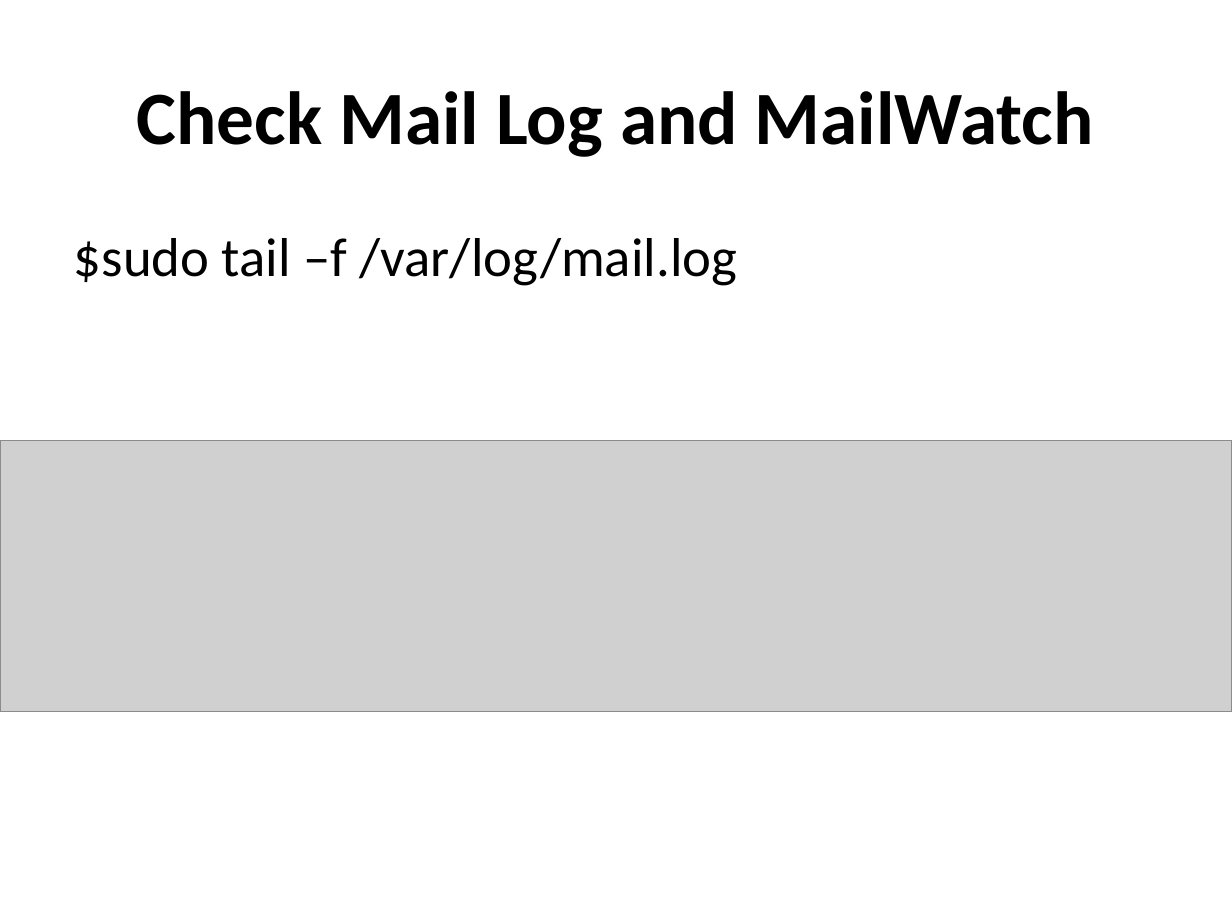
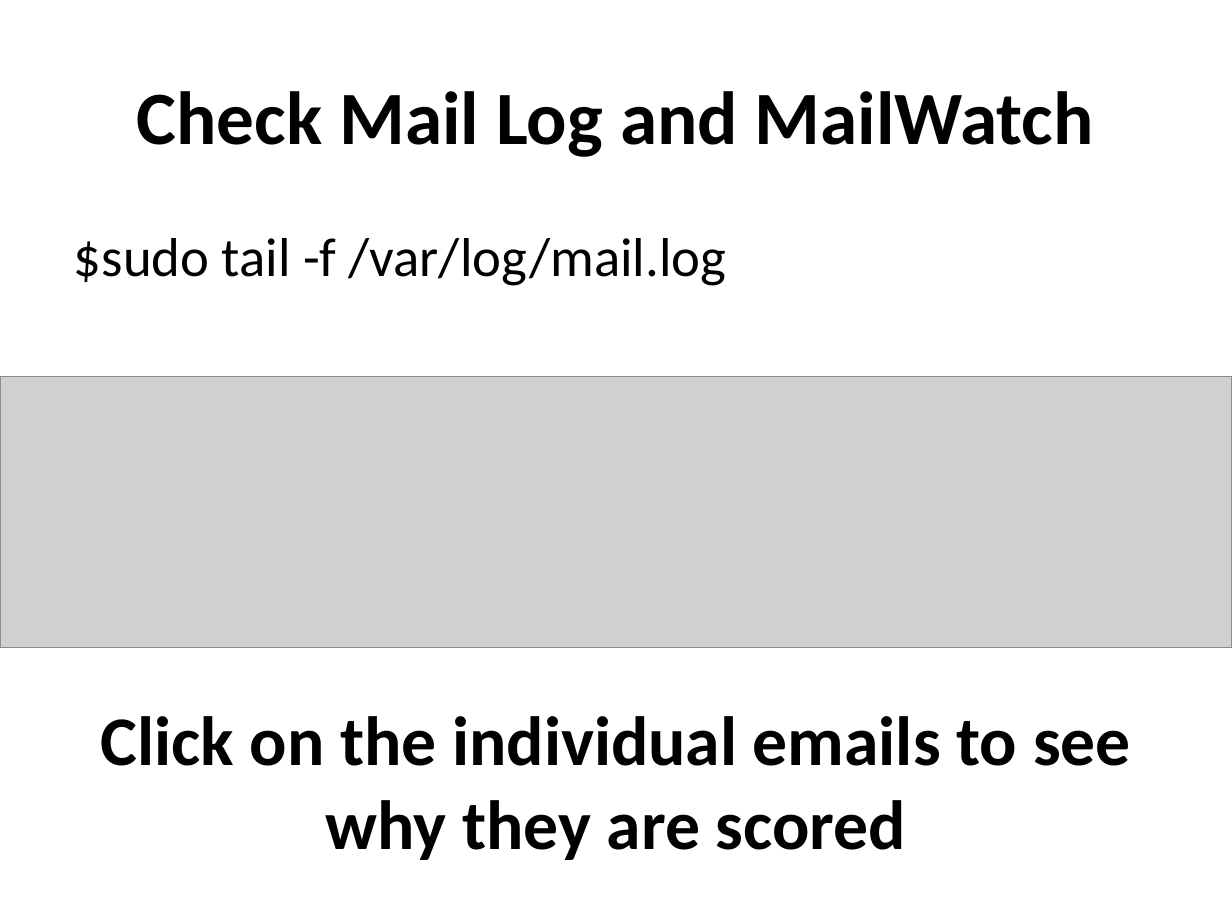
Before and after one commit to afnog/afnog.github.io, a slide deck: slide 6 of sse/postfix/test_mailgateway.pptx (slide 5 before the commit). Drawn at 1232x924 pixels with LibreOffice and Linux fonts; fonts in the diff are those of the drawing; grey boxes stand for pictures. Boxes give left, top, right and bottom in pixels: in the first picture for what was removed or moved away, otherwise in the second. Text is boxed around its words. In the diff, an @@ line names an element or a change of style, - is before the commit and + after.

```diff
--- a/sse/postfix/test_mailgateway.pptx
+++ b/sse/postfix/test_mailgateway.pptx
@@ text at box(74, 238, 727, 286): text changed @@
-$sudo tail –f /var/log/mail.log
+$sudo tail -f /var/log/mail.log
@@ picture: place and size @@
-picture at box(0, 441, 1232, 712)
+picture at box(0, 377, 1232, 648)
@@ text added at box(100, 716, 1131, 860), 40.7 pt, text #000000, bold @@
+Click on the individual emails to see why they are scored
```
Also in this commit, not shown: 2 other slides changed, 1 slide added, 2 other files.
